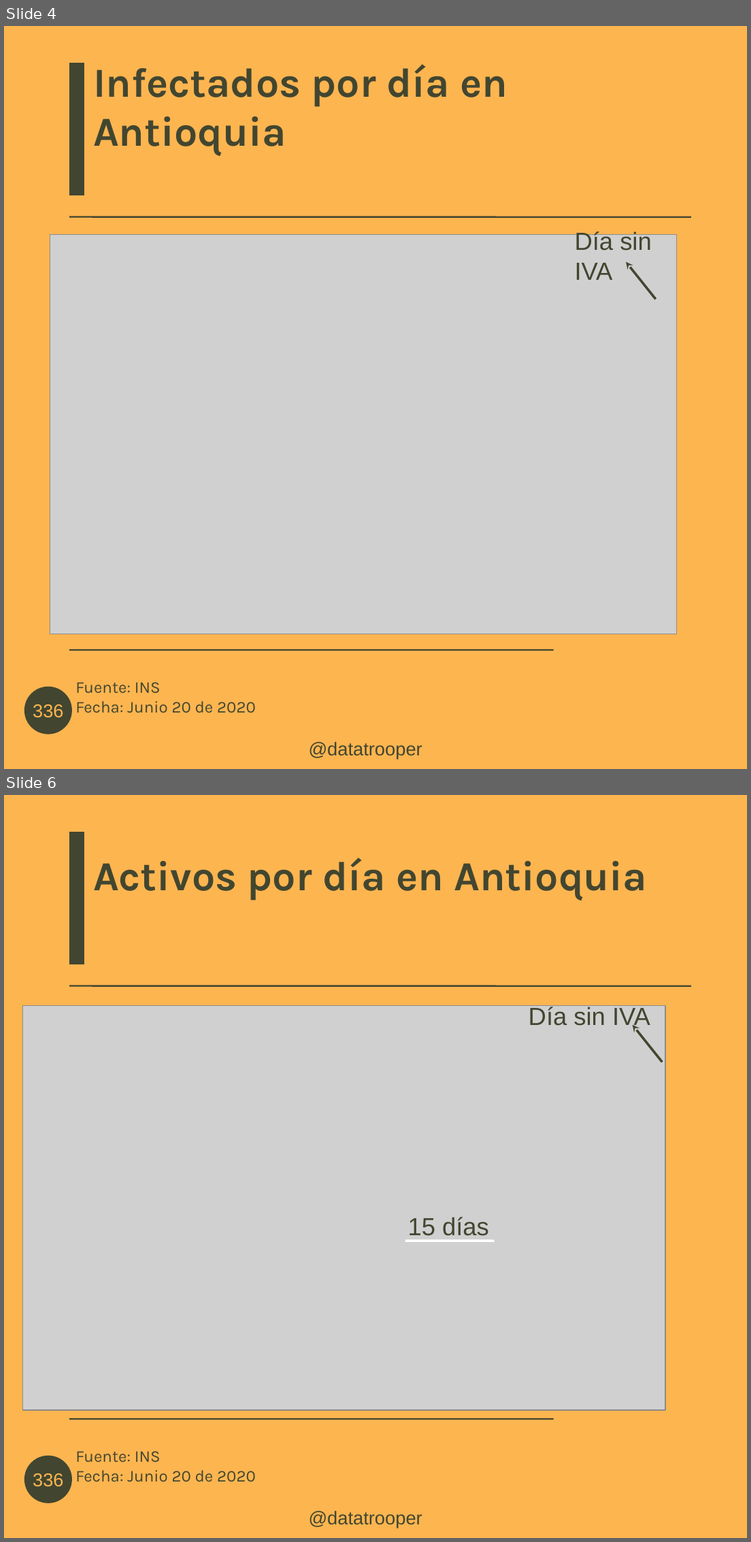
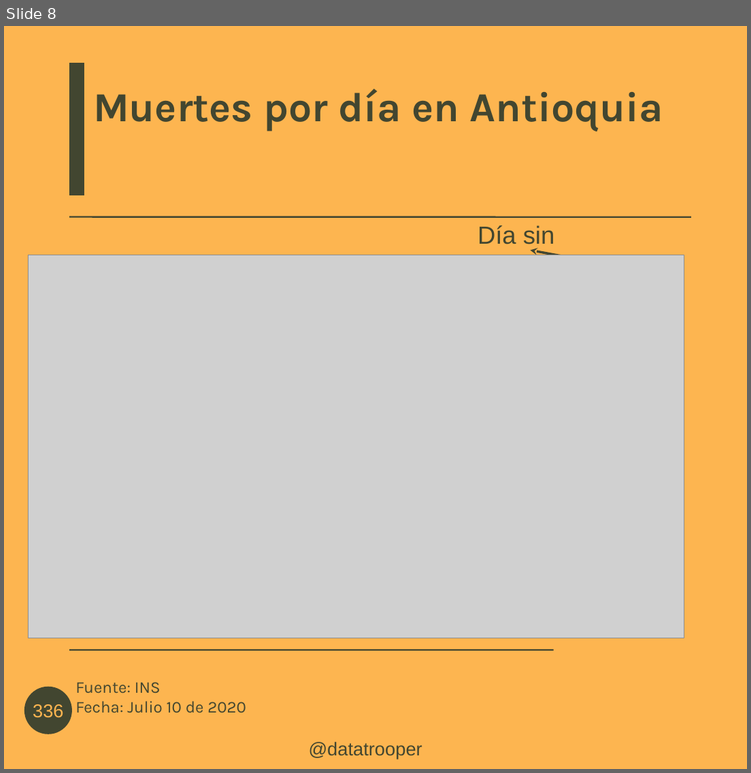
Before and after one commit to datatrooper/instatrooper, a slide deck: styles/covid antioquia junio 22.odp. Shown one above the other, each under a label of ours: slides 4 and 6 before the commit, slide 8 after it; the slides between them are not shown. The pictures are 751x1542 and 751x773 pixels, drawn with LibreOffice and Linux fonts; fonts in the diff are those of the drawing; grey boxes stand for pictures; background and template pictures are left out. Boxes give left, top, right and bottom in pixels: in the first picture for what was removed or moved away, otherwise in the second. Text is boxed around its words. In the diff, an @@ line names an element or a change of style, - is before the commit and + after.

```diff
--- a/styles/covid antioquia junio 22.odp
+++ b/styles/covid antioquia junio 22.odp
@@ slide 6 removed at (x1=4, y1=795, x2=747, y2=1538), background #FDB550; not listed: 6 template elements that a slide beside it also shows @@
@@ title removed at (x1=93, y1=858, x2=647, y2=900) @@
-Activos por día en Antioquia
@@ picture removed at (x1=23, y1=1006, x2=666, y2=1410) @@
@@ title removed at (x1=528, y1=1005, x2=650, y2=1030) @@
-Día sin IVA
@@ arrow removed from (662, 1062) to (632, 1024) @@
@@ title removed at (x1=408, y1=1217, x2=489, y2=1236) @@
-15 días
@@ line removed from (405, 1240) to (494, 1240) @@
@@ what was slide 4 is now slide 8 @@
@@ slide 8 changed as well @@
@@ title at (x1=93, y1=89, x2=663, y2=131): text changed @@
-Infectados por día en Antioquia
+Muertes por día en Antioquia
@@ title "Día sin IVA" rewrapped from (x1=575, y1=231, x2=651, y2=280) to (x1=477, y1=225, x2=555, y2=255) @@
@@ picture resized from (x1=50, y1=235, x2=676, y2=634) to (x1=28, y1=254, x2=684, y2=637) @@
@@ arrow moved from (655, 299) - (626, 262) to (555, 293) - (526, 255) @@
@@ arrow added from (643, 271) to (530, 250), #424630 2.3 pt @@
@@ text at (x1=75, y1=682, x2=246, y2=713): text changed @@
-Fuente: INS
-Fecha: Junio 20 de 2020
+Fuente: INS
+Fecha: Julio 10 de 2020
```
Also in this commit, not shown: 5 other slides changed, 4 slides added, 4 other slides removed, 25 other files.
